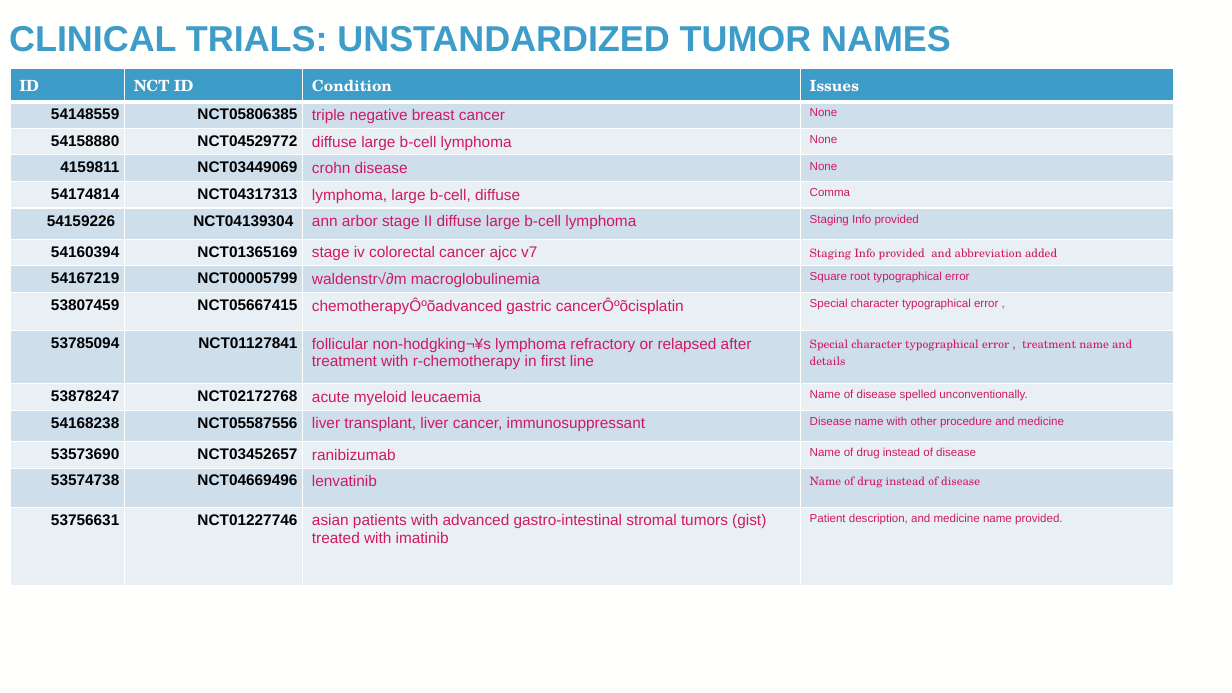
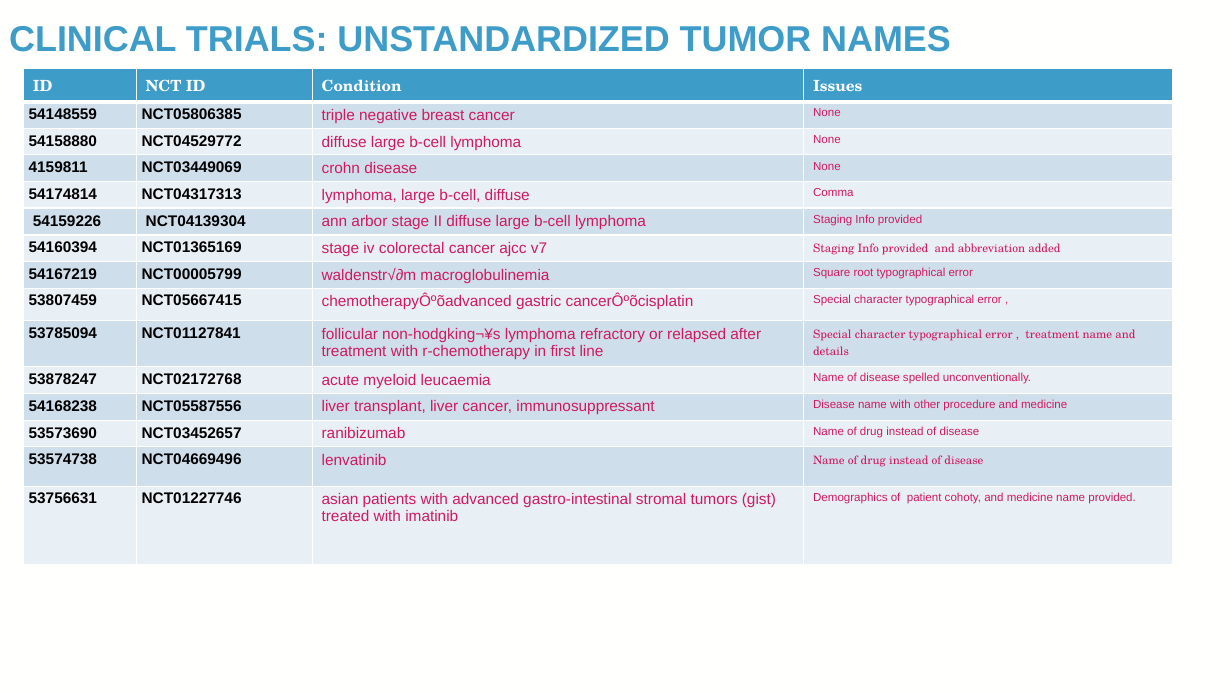
Before and after one commit to TaylorResearchLab/CANTOS, a slide deck: slide 10 of presentations/BIG_2024.pptx. Drawn at 1232x693 pixels with LibreOffice and Linux fonts; fonts in the diff are those of the drawing; background and template pictures are left out. Boxes give left, top, right and bottom in pixels: in the first picture for what was removed or moved away, otherwise in the second. Text is boxed around its words. In the diff, an @@ line names an element or a change of style, - is before the commit and + after.

Commit message:
adding slides to ppt

```diff
--- a/presentations/BIG_2024.pptx
+++ b/presentations/BIG_2024.pptx
@@ table at (23, 69, 1172, 574) @@
-row 15, column 4: Patient description, and medicine name provided.
+row 15, column 4: Demographics of patient cohoty, and medicine name provided.
@@ alignment right to left @@
@@ table: place and size @@
-table at (10, 69, 1175, 593)
+table at (23, 69, 1172, 574)
```
Also in this commit, not shown: 1 other slide changed, 1 slide added.
